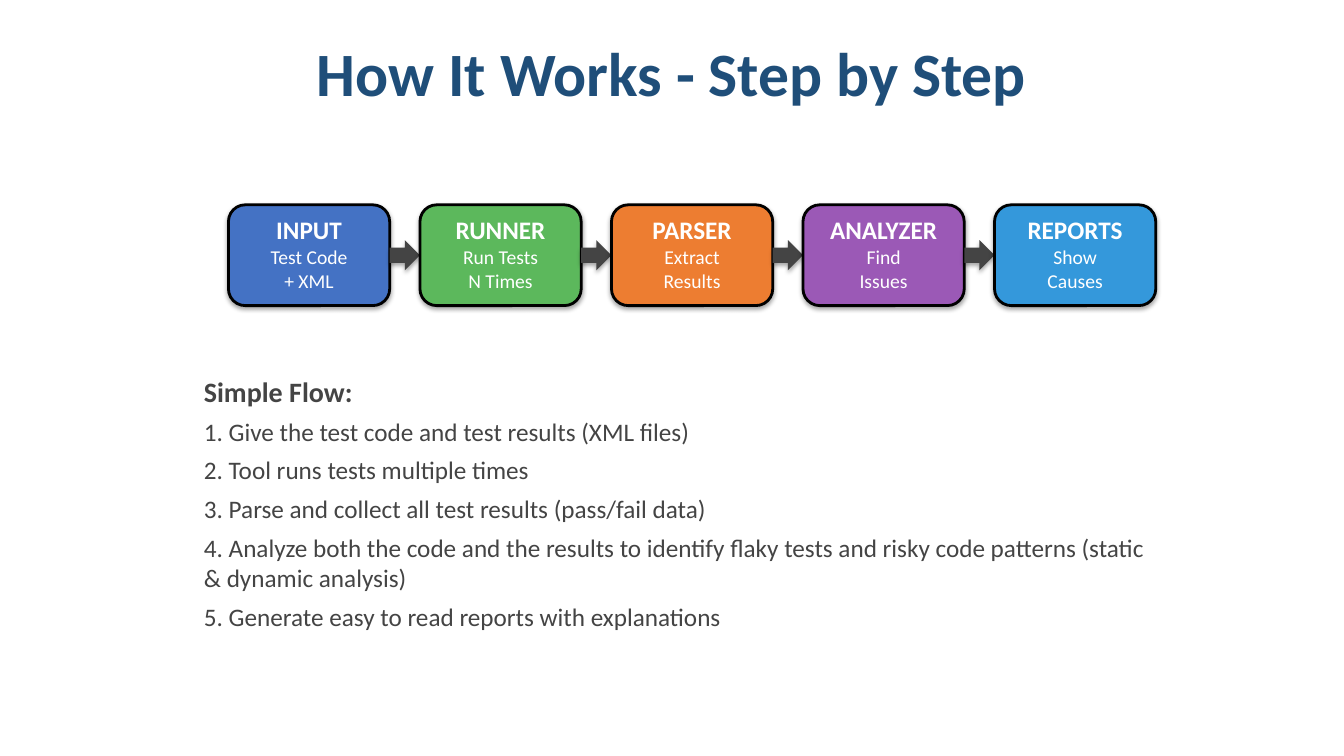
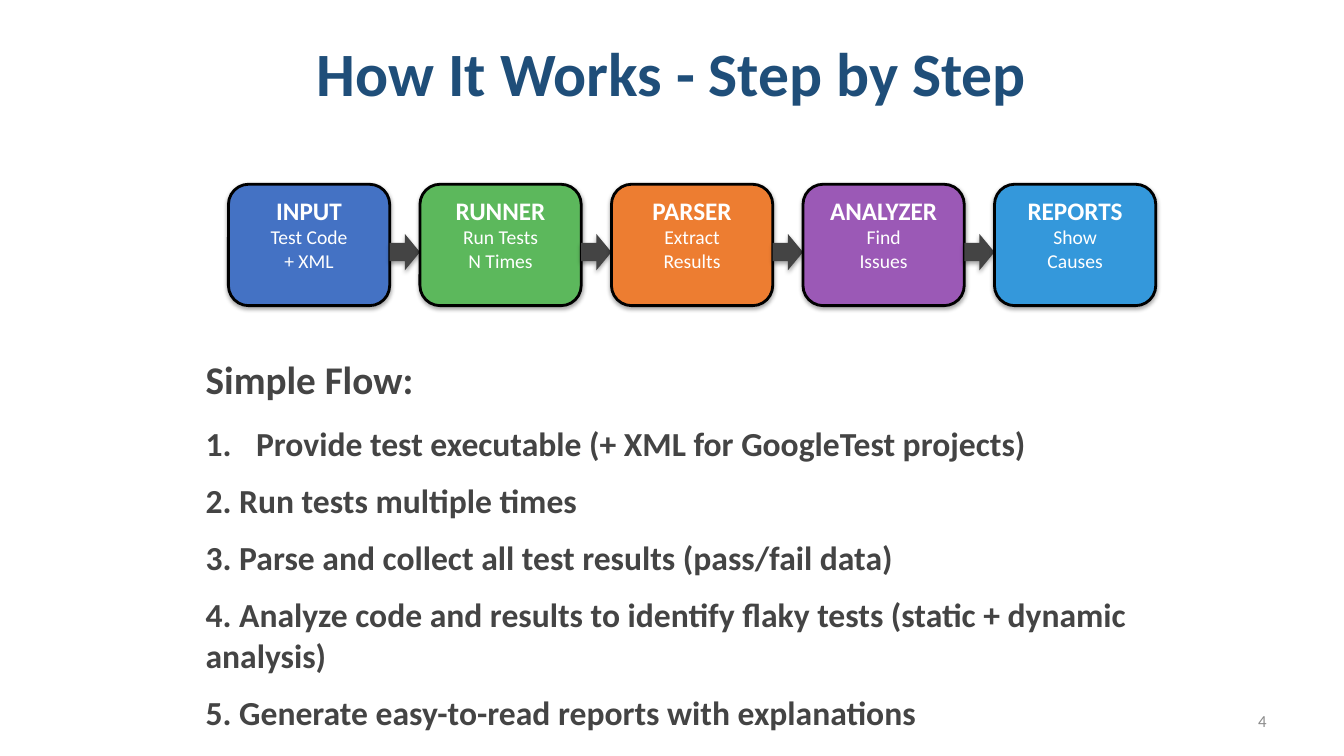
Before and after one commit to UniqueSwagger/FlakeHound-, a slide deck: slide 4 of FlakeHound_Presentation_Final.pptx. Drawn at 1344x756 pixels with LibreOffice and Linux fonts; fonts in the diff are those of the drawing. Boxes give left, top, right and bottom in pixels: in the first picture for what was removed or moved away, otherwise in the second. Text is boxed around its words. In the diff, an @@ line names an element or a change of style, - is before the commit and + after.

Commit message:
added xml parser

```diff
--- a/FlakeHound_Presentation_Final.pptx
+++ b/FlakeHound_Presentation_Final.pptx
@@ rounded rectangle "INPUT": place and size @@
-rounded rectangle "INPUT" at bbox=[229, 205, 390, 306]
+rounded rectangle "INPUT" at bbox=[229, 185, 390, 306]
@@ rounded rectangle "RUNNER": place and size @@
-rounded rectangle "RUNNER" at bbox=[420, 205, 582, 306]
+rounded rectangle "RUNNER" at bbox=[420, 185, 582, 306]
@@ rounded rectangle "PARSER": place and size @@
-rounded rectangle "PARSER" at bbox=[612, 205, 773, 306]
+rounded rectangle "PARSER" at bbox=[612, 185, 773, 306]
@@ rounded rectangle "ANALYZER": place and size @@
-rounded rectangle "ANALYZER" at bbox=[804, 205, 965, 306]
+rounded rectangle "ANALYZER" at bbox=[804, 185, 965, 306]
@@ rounded rectangle "REPORTS": place and size @@
-rounded rectangle "REPORTS" at bbox=[995, 205, 1156, 306]
+rounded rectangle "REPORTS" at bbox=[995, 185, 1156, 306]
@@ right arrow: place and size @@
-right arrow at bbox=[390, 240, 420, 270]
+right arrow at bbox=[390, 234, 420, 270]
@@ right arrow: place and size @@
-right arrow at bbox=[582, 240, 612, 270]
+right arrow at bbox=[582, 234, 612, 270]
@@ right arrow: place and size @@
-right arrow at bbox=[773, 240, 804, 270]
+right arrow at bbox=[773, 234, 804, 270]
@@ right arrow: place and size @@
-right arrow at bbox=[965, 240, 995, 270]
+right arrow at bbox=[965, 234, 995, 270]
@@ text "Simple Flow:": place and size @@
-text "Simple Flow:" at bbox=[204, 382, 1144, 630]
+text "Simple Flow:" at bbox=[206, 366, 1126, 731]
@@ text at bbox=[206, 366, 893, 576]: size 20 to 28 pt in "Simple Flow:"; size 18 to 24 pt, bold on in "3. Parse and collect all test results ..."; less space between paragraphs @@
@@ text at bbox=[206, 431, 1026, 519]: text changed; size 18 to 24 pt; bold on @@
-1. Give the test code and test results (XML files)
-2. Tool runs tests multiple times
+1. Provide test executable (+ XML for GoogleTest projects)
+2. Run tests multiple times
@@ text at bbox=[206, 602, 1126, 731]: text changed; size 18 to 24 pt; bold on @@
-4. Analyze both the code and the results to identify flaky tests and risky code patterns (static & dynamic analysis)
-5. Generate easy to read reports with explanations
+4. Analyze code and results to identify flaky tests (static + dynamic analysis)
+5. Generate easy-to-read reports with explanations
@@ page number added at bbox=[1258, 716, 1266, 727], 12 pt, text #8C8C8C @@
+4
```
Also in this commit, not shown: 6 other slides changed, 3 slides added, 6 slides removed, 8 other files.
